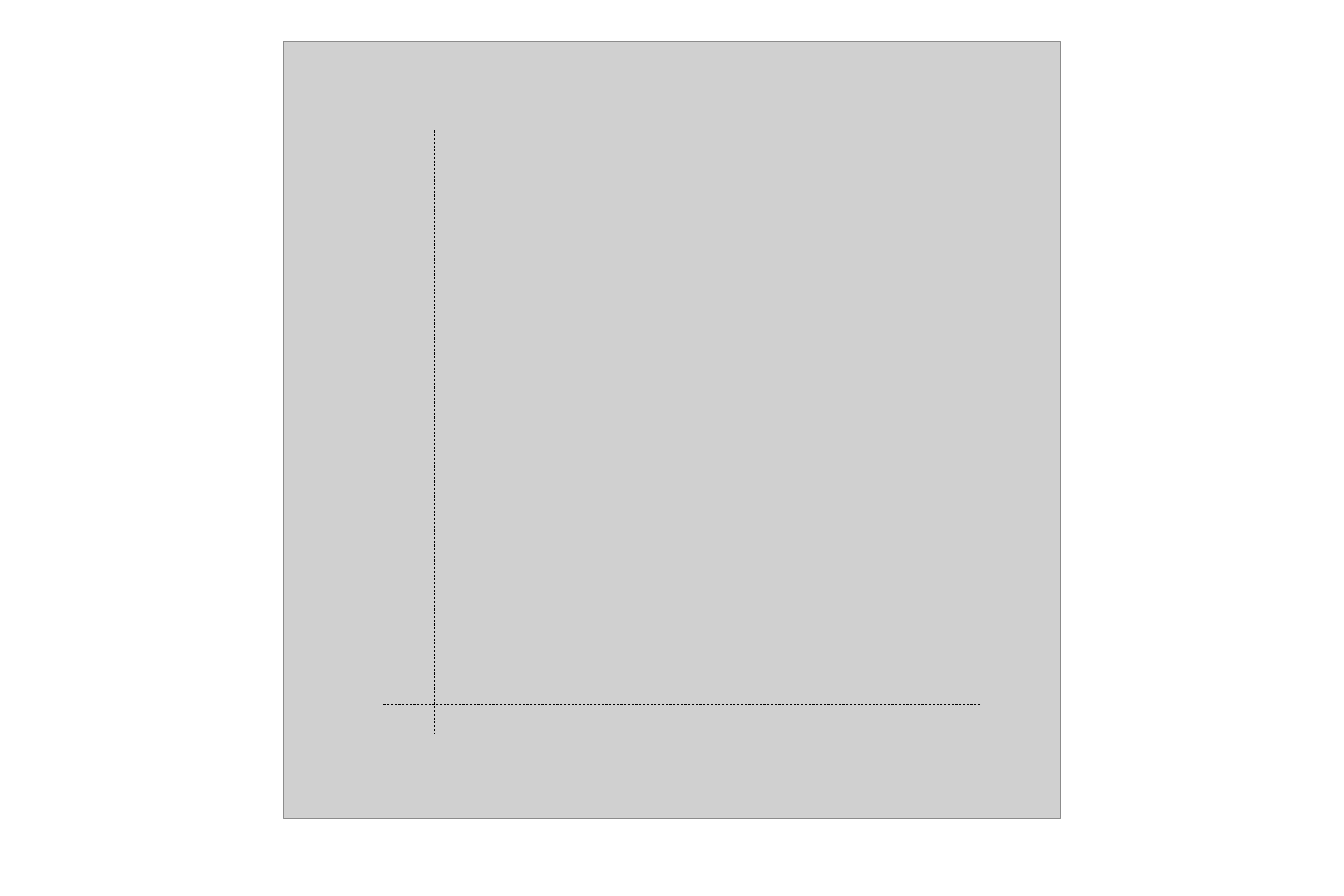
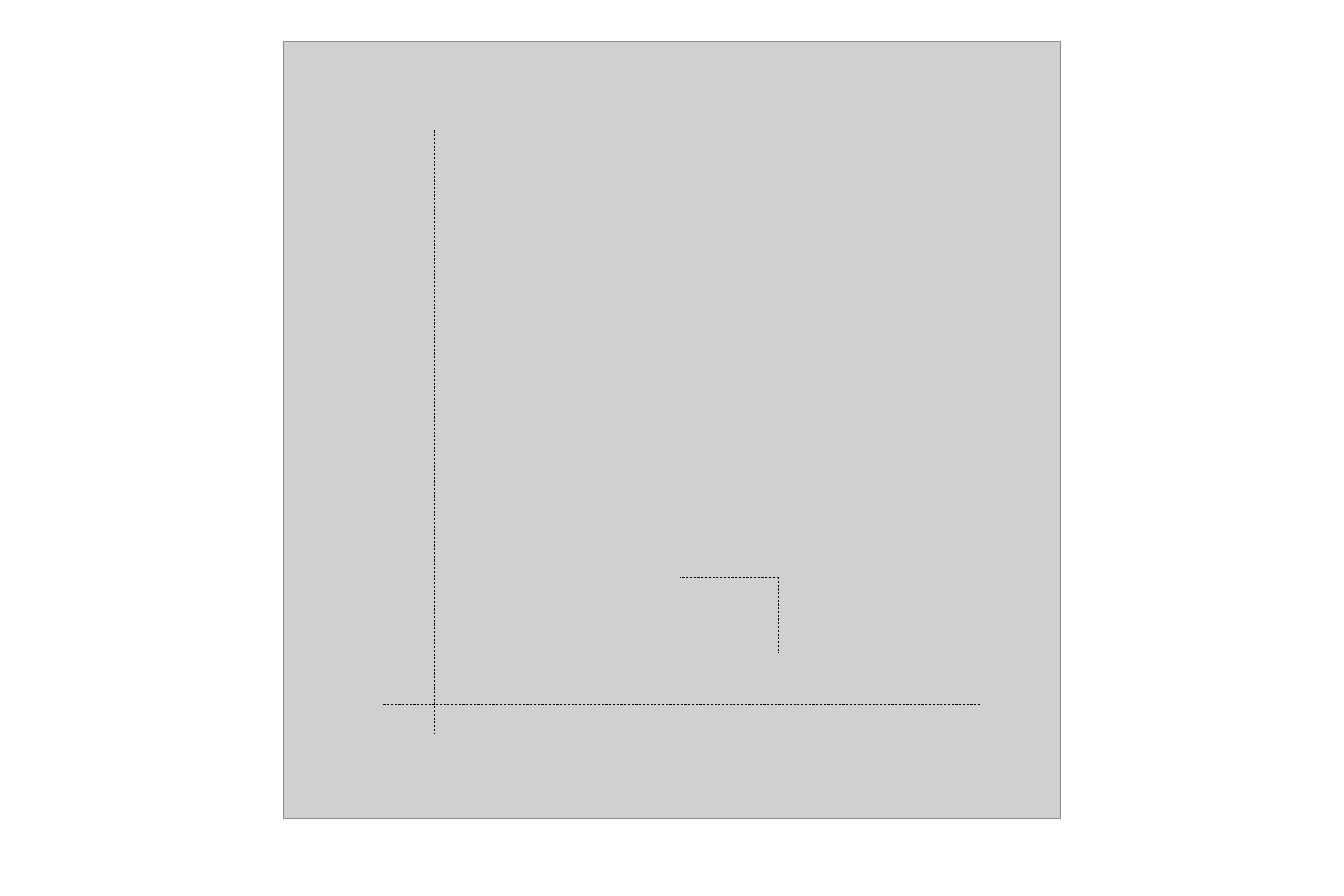
Before and after one commit to Bgolearn/CodeDemo, a slide deck: slide 2 of multiobject_examples_book/MO_selection/EI_HV/EI.pptx. Drawn at 1344x896 pixels with LibreOffice and Linux fonts; fonts in the diff are those of the drawing; grey boxes stand for pictures. Boxes give left, top, right and bottom in pixels: in the first picture for what was removed or moved away, otherwise in the second. Text is boxed around its words. In the diff, an @@ line names an element or a change of style, - is before the commit and + after.

```diff
--- a/multiobject_examples_book/MO_selection/EI_HV/EI.pptx
+++ b/multiobject_examples_book/MO_selection/EI_HV/EI.pptx
@@ line added from (778, 577) to (680, 577), #000000 0.5 pt dashed @@
@@ line added from (778, 577) to (778, 652), #000000 0.5 pt dashed @@
```
Also in this commit, not shown: 1 other file.
